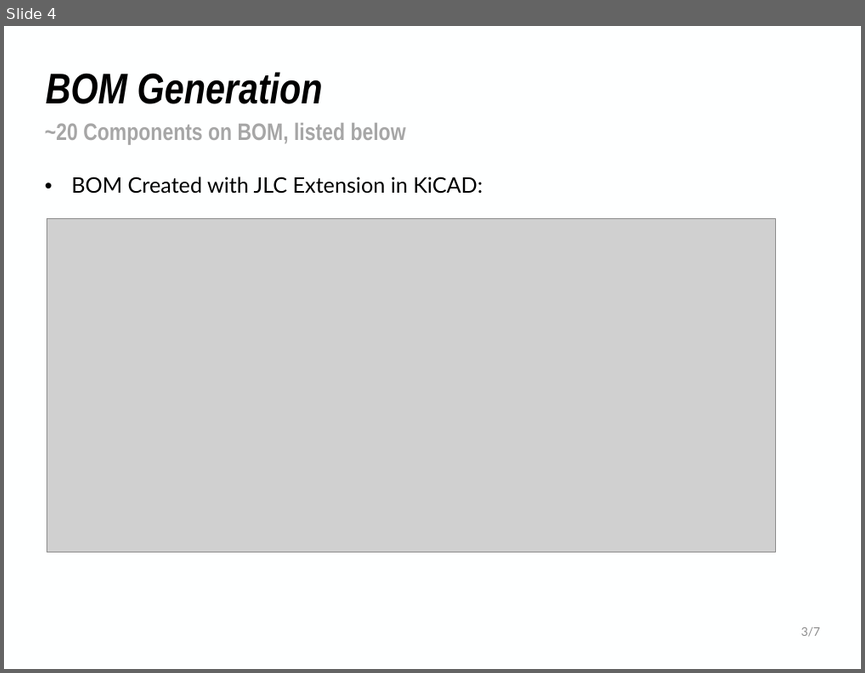
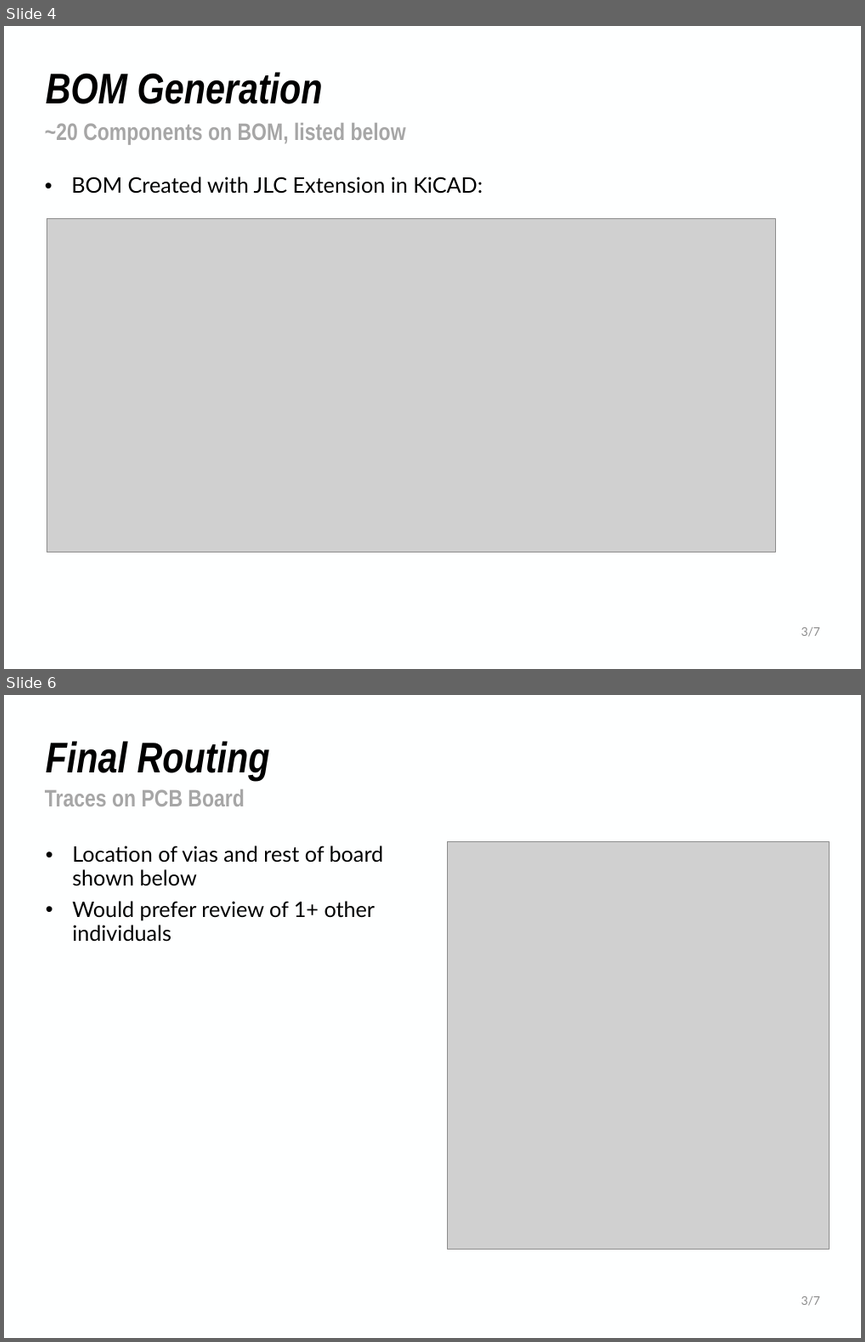
Before and after one commit to NHuang58/Biomedical_Device_PCB, a slide deck: Documentation/Slides/Week_10.pptx. Shown one above the other, each under a label of ours: slide 4 before the commit, slides 4 and 6 after it; the slides between them are not shown. The pictures are 865x673 and 865x1342 pixels, drawn with LibreOffice and Linux fonts; fonts in the diff are those of the drawing; grey boxes stand for pictures; background and template pictures are left out. Boxes give left, top, right and bottom in pixels: in the first picture for what was removed or moved away, otherwise in the second. Text is boxed around its words. In the diff, an @@ line names an element or a change of style, - is before the commit and + after.

```diff
--- a/Documentation/Slides/Week_10.pptx
+++ b/Documentation/Slides/Week_10.pptx
@@ slide 6 added at (4, 695, 861, 1338), background #FEFFFF @@
@@ title added at (46, 741, 270, 781), 36 pt, text #000000, bold, italic @@
+Final Routing
@@ text added at (45, 789, 244, 806), 20 pt, text #A6A6A6, bold @@
+Traces on PCB Board
@@ text added at (72, 845, 384, 941), 18 pt, text #000000 @@
+• Location of vias and rest of board shown below
+• Would prefer review of 1+ other individuals
@@ picture added at (447, 841, 828, 1249) @@
@@ text added at (801, 1296, 820, 1305), 10 pt, text #8C8C8C @@
+3/7
```
Also in this commit, not shown: 6 slides changed, 4 other files.
